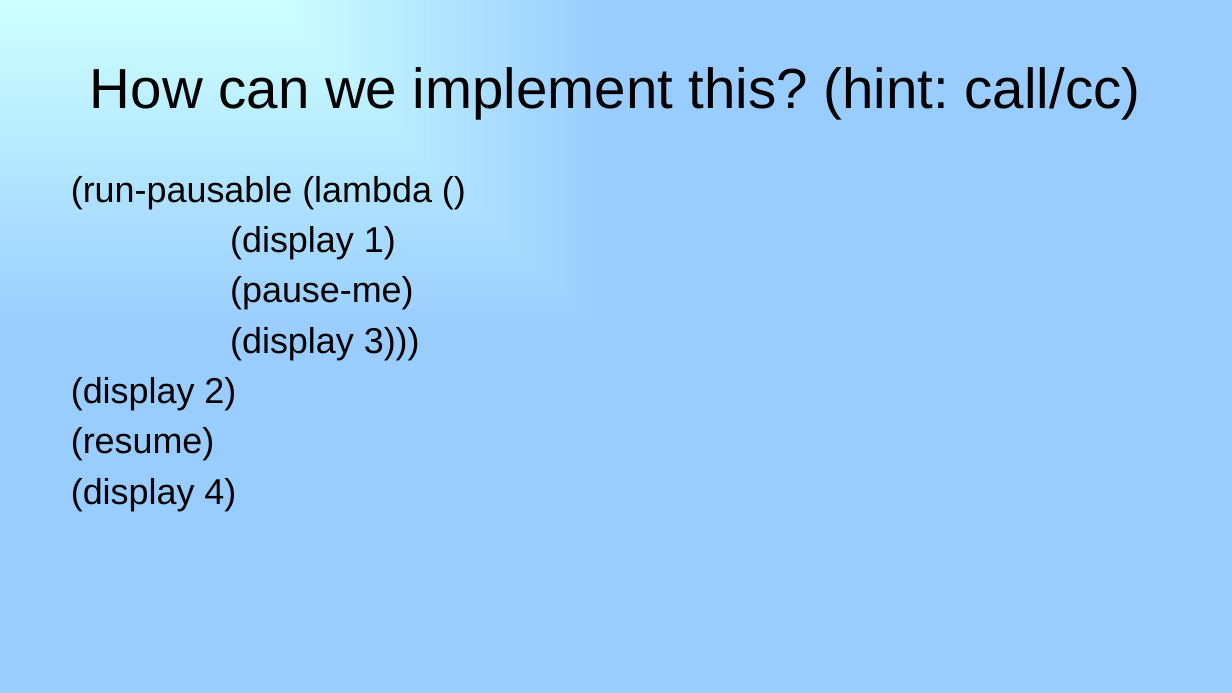
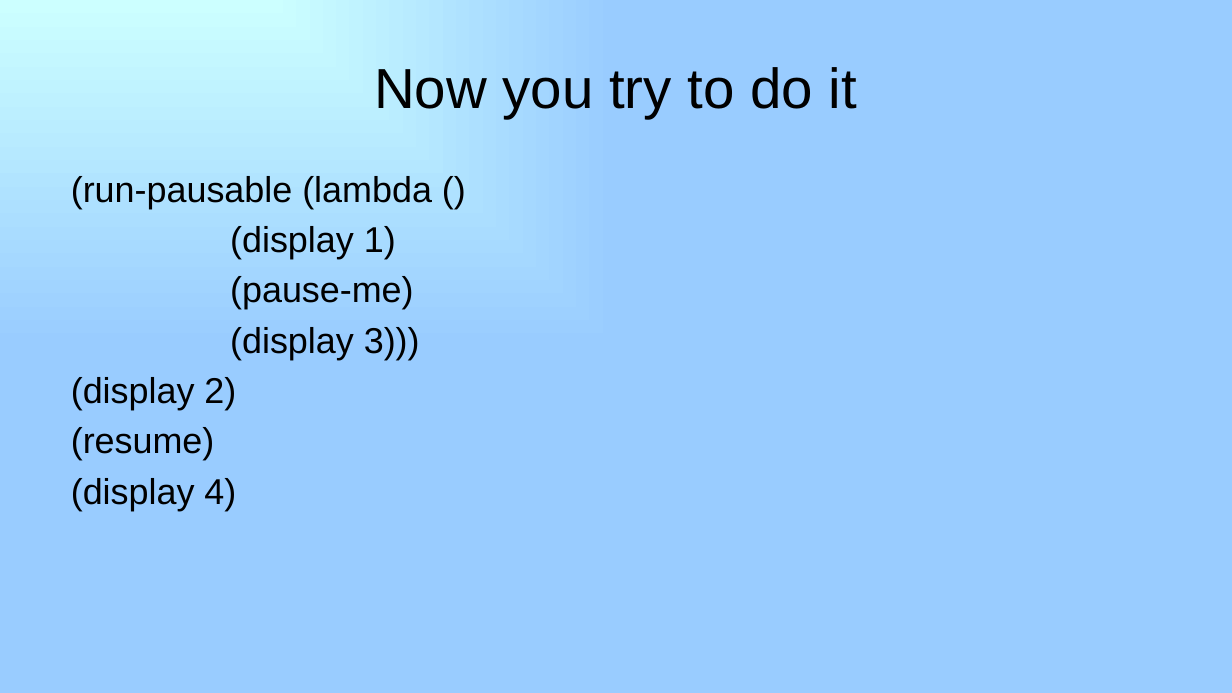
Before and after one commit to RHIT-CSSE/csse304, a slide deck: slide 5 of ClassMaterials/Engines/35_Final_Engines.pptx (slide 2 before the commit). Drawn at 1232x693 pixels with LibreOffice and Linux fonts; fonts in the diff are those of the drawing. Boxes give left, top, right and bottom in pixels: in the first picture for what was removed or moved away, otherwise in the second. Text is boxed around its words. In the diff, an @@ line names an element or a change of style, - is before the commit and + after.

```diff
--- a/ClassMaterials/Engines/35_Final_Engines.pptx
+++ b/ClassMaterials/Engines/35_Final_Engines.pptx
@@ title at bbox=[374, 67, 857, 118]: text changed @@
-How can we implement this? (hint: call/cc)
+Now you try to do it
```
Also in this commit, not shown: 3 slides added, 5 slides removed, 5 other files.
